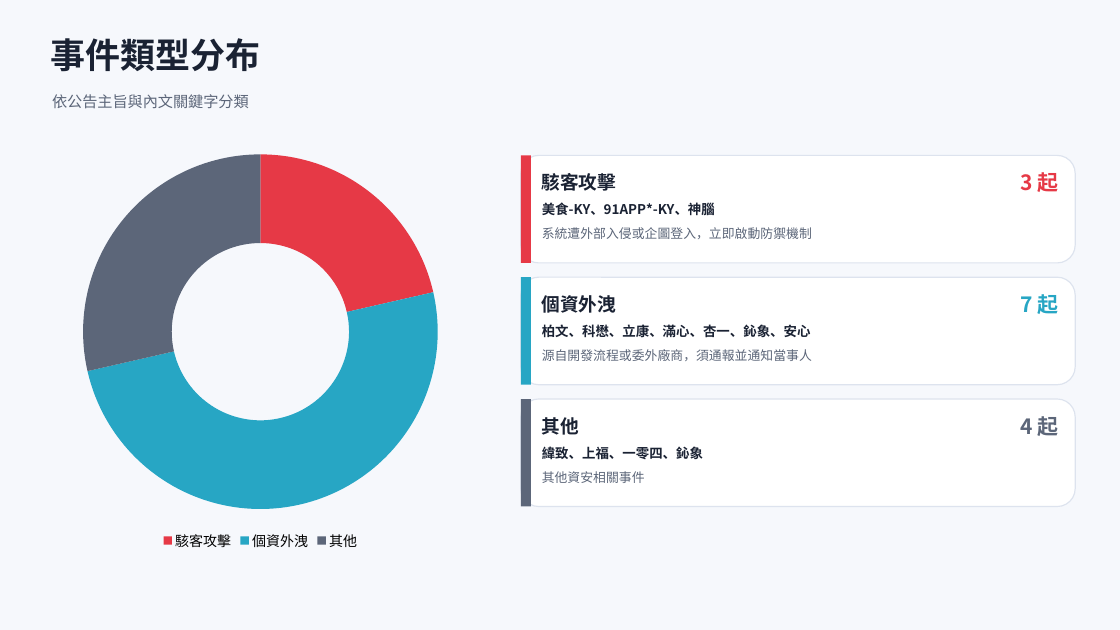
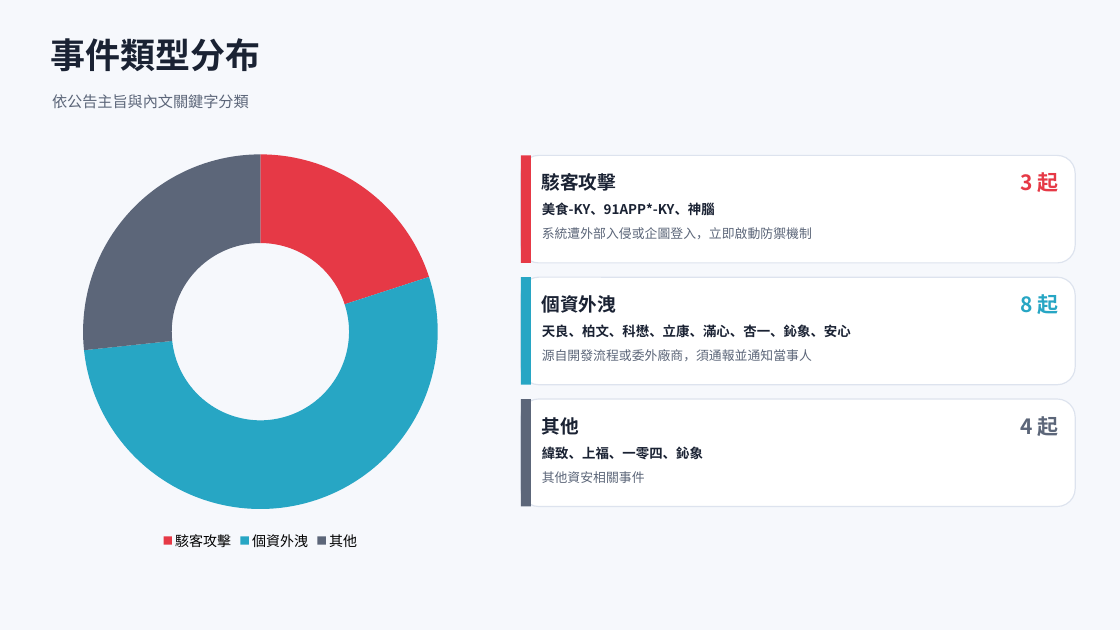
Before and after one commit to Johnnylin77/mops-isec-monitor, a slide deck: slide 3 of 資安事件因應分析.pptx. Drawn at 1120x630 pixels with LibreOffice and Linux fonts; fonts in the diff are those of the drawing. Boxes give left, top, right and bottom in pixels: in the first picture for what was removed or moved away, otherwise in the second. Text is boxed around its words. In the diff, an @@ line names an element or a change of style, - is before the commit and + after.

```diff
--- a/資安事件因應分析.pptx
+++ b/資安事件因應分析.pptx
@@ doughnut chart at (x1=42, y1=143, x2=479, y2=555) @@
@@ Series 1, 駭客攻擊: 21 to 20 @@
@@ Series 1, 個資外洩: 50 to 53 @@
@@ Series 1, 其他: 29 to 27 @@
@@ text at (x1=1020, y1=294, x2=1058, y2=314): text changed @@
-7 起
+8 起
@@ text at (x1=542, y1=324, x2=851, y2=338): text changed @@
-柏文、科懋、立康、滿心、杏一、鈊象、安心
+天良、柏文、科懋、立康、滿心、杏一、鈊象、安心
```
Also in this commit, not shown: 7 other slides changed, 2 other files.
